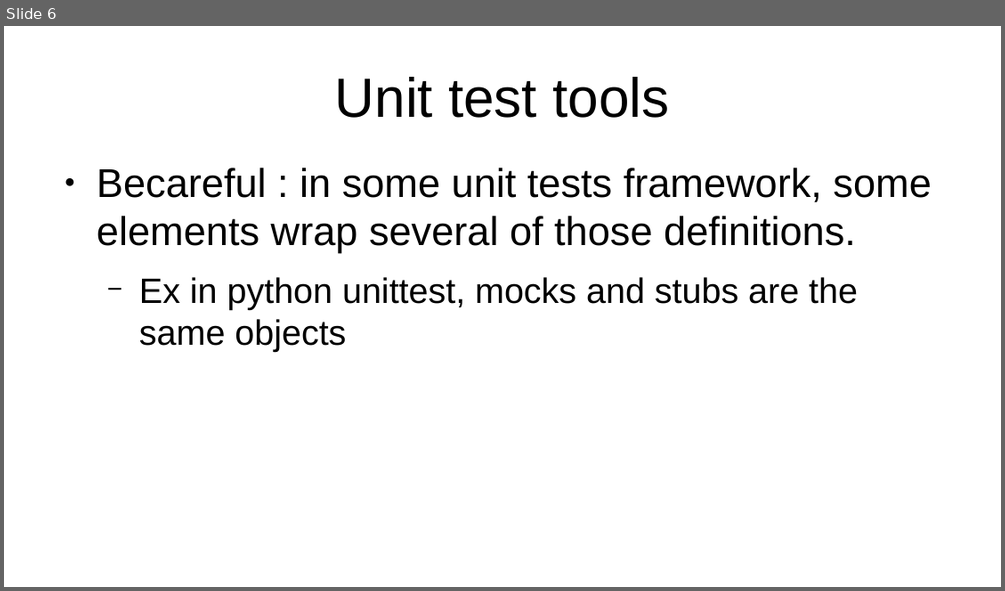
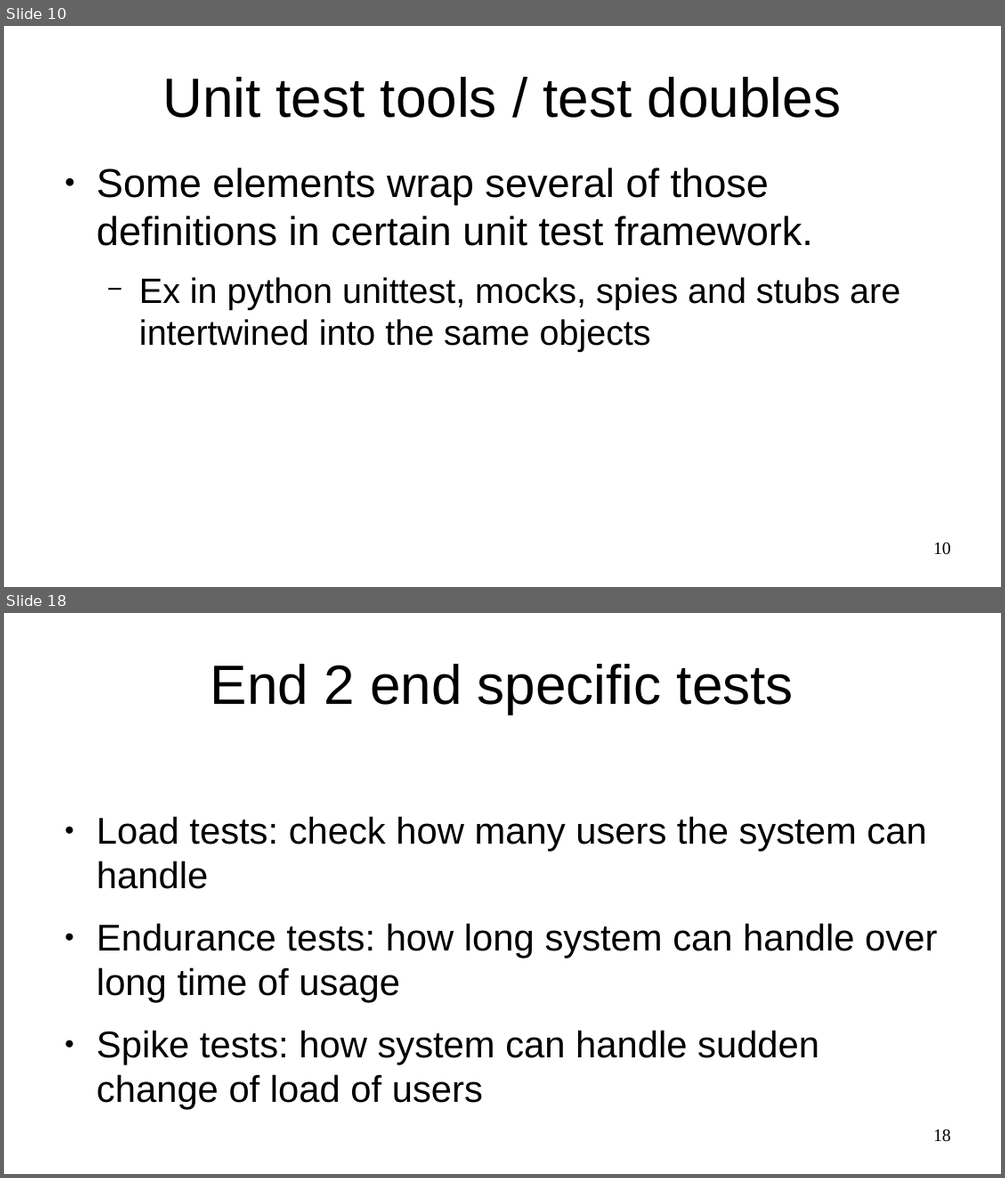
Before and after one commit to ybouilla/test_tutorial, a slide deck: presentation.odp. Shown one above the other, each under a label of ours: slide 6 before the commit, slides 10 and 18 after it; the slides between them are not shown. The pictures are 1005x591 and 1005x1178 pixels, drawn with LibreOffice and Linux fonts; fonts in the diff are those of the drawing. Boxes give left, top, right and bottom in pixels: in the first picture for what was removed or moved away, otherwise in the second. Text is boxed around its words. In the diff, an @@ line names an element or a change of style, - is before the commit and + after.

```diff
--- a/presentation.odp
+++ b/presentation.odp
@@ slide 18 added at [4,613,1001,1174], background #FFFFFF @@
@@ title added at [210,664,793,714], 44 pt, text #000000 @@
+End 2 end specific tests
@@ text added at [97,816,937,1110], 29.6 pt, text #000000 @@
+● Load tests: check how many users the system can handle
+● Endurance tests: how long system can handle over long time of usage
+● Spike tests: how system can handle sudden change of load of users
@@ page number added at [933,1129,951,1142], 14 pt, text #000000 @@
+18
@@ what was slide 6 is now slide 10 @@
@@ slide 10 changed as well @@
@@ title at [162,77,841,118]: text changed @@
-Unit test tools
+Unit test tools / test doubles
@@ text at [97,168,900,352]: text changed; size 32 to 28 pt @@
-● Becareful : in some unit tests framework, some elements wrap several of those definitions.
-  − Ex in python unittest, mocks and stubs are the same objects
+● Some elements wrap several of those definitions in certain unit test framework.
+  − Ex in python unittest, mocks, spies and stubs are intertwined into the same objects
@@ page number added at [933,542,951,555], 14 pt, text #000000 @@
+10
```
Also in this commit, not shown: 5 other slides changed, 14 other slides added, 2 slides removed, 3 other files.
